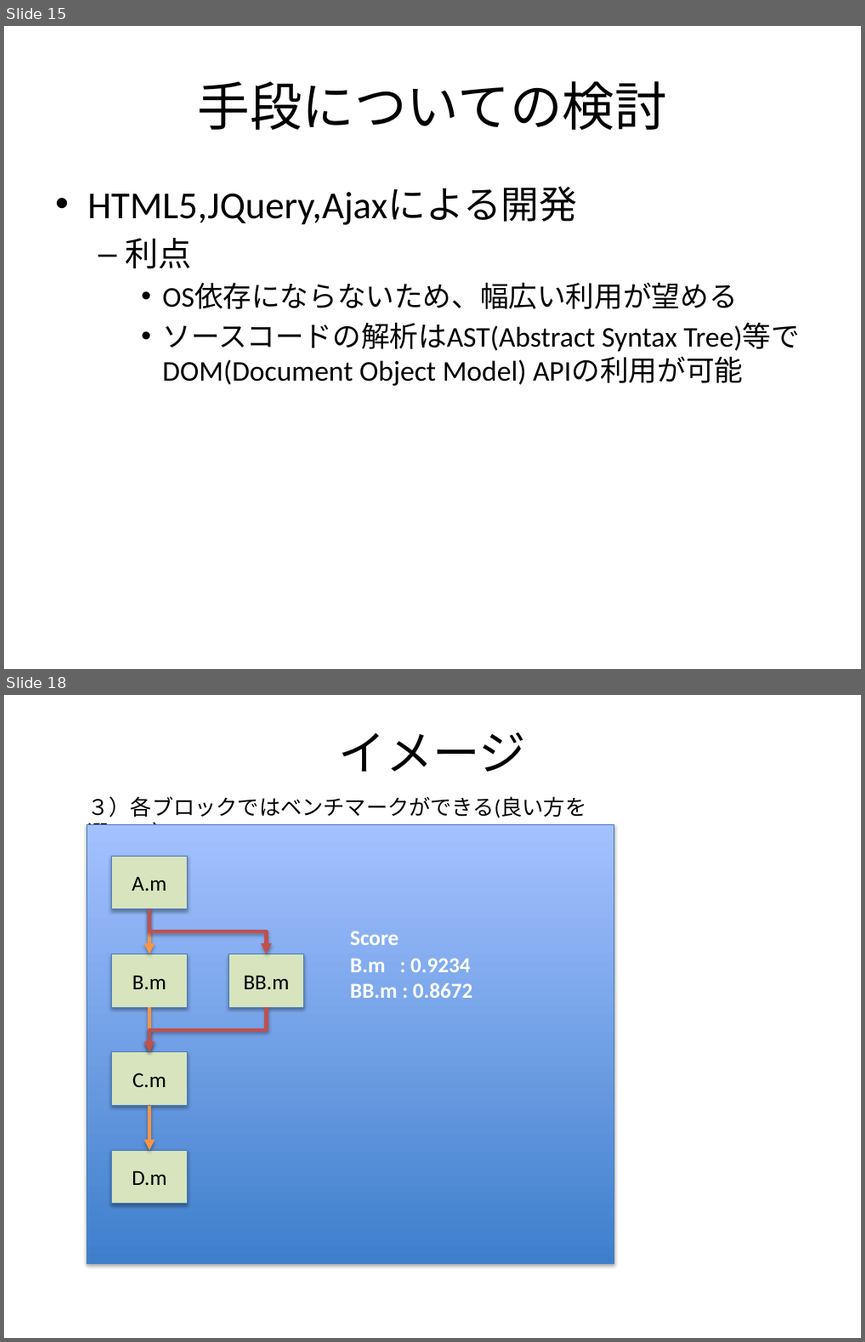
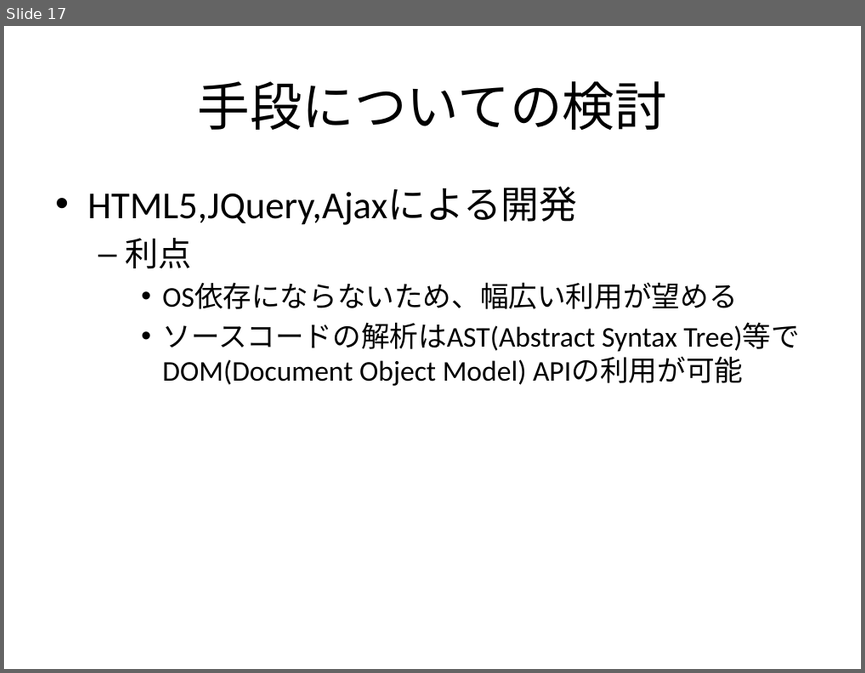
Before and after one commit to f-akazawa/akaz_uecdevelop, a slide deck: doc/中間発表資料.pptx. Shown one above the other, each under a label of ours: slides 15 and 18 before the commit, slide 17 after it; the slides between them are not shown. The pictures are 865x1342 and 865x673 pixels, drawn with LibreOffice and Linux fonts; fonts in the diff are those of the drawing. Boxes give left, top, right and bottom in pixels: in the first picture for what was removed or moved away, otherwise in the second. Text is boxed around its words. In the diff, an @@ line names an element or a change of style, - is before the commit and + after.

Commit message:
先生のコメントを反映させた
問題点は現状の図で面倒くさそうだし
提案手法はポンチ絵でまず書いてみた

```diff
--- a/doc/中間発表資料.pptx
+++ b/doc/中間発表資料.pptx
@@ slide 18 removed at bbox=[4, 695, 861, 1338], background #FFFFFF @@
@@ title removed at bbox=[339, 732, 527, 771] @@
-イメージ
@@ text removed at bbox=[87, 796, 586, 825] @@
-３）各ブロックではベンチマークができる(良い方を選べる）
@@ rectangle removed at bbox=[87, 824, 614, 1263] @@
@@ rectangle removed at bbox=[112, 857, 188, 909] @@
-A.m
@@ arrow removed from (149, 909) to (149, 953) @@
@@ elbow arrow removed from (149, 909) to (266, 953) @@
@@ text removed at bbox=[350, 930, 398, 945] @@
-Score
@@ rectangle removed at bbox=[112, 953, 188, 1007] @@
-B.m
@@ rectangle removed at bbox=[228, 953, 304, 1007] @@
-BB.m
@@ text removed at bbox=[350, 958, 472, 998] @@
-B.m : 0.9234
-BB.m : 0.8672
@@ arrow removed from (149, 1007) to (149, 1052) @@
@@ elbow arrow removed from (266, 1007) to (149, 1052) @@
@@ rectangle removed at bbox=[112, 1052, 188, 1106] @@
-C.m
@@ arrow removed from (149, 1106) to (149, 1150) @@
@@ rectangle removed at bbox=[112, 1150, 188, 1203] @@
-D.m
@@ what was slide 15 is now slide 17 @@
```
Also in this commit, not shown: 3 slides changed, 3 slides added, 2 other slides removed.
